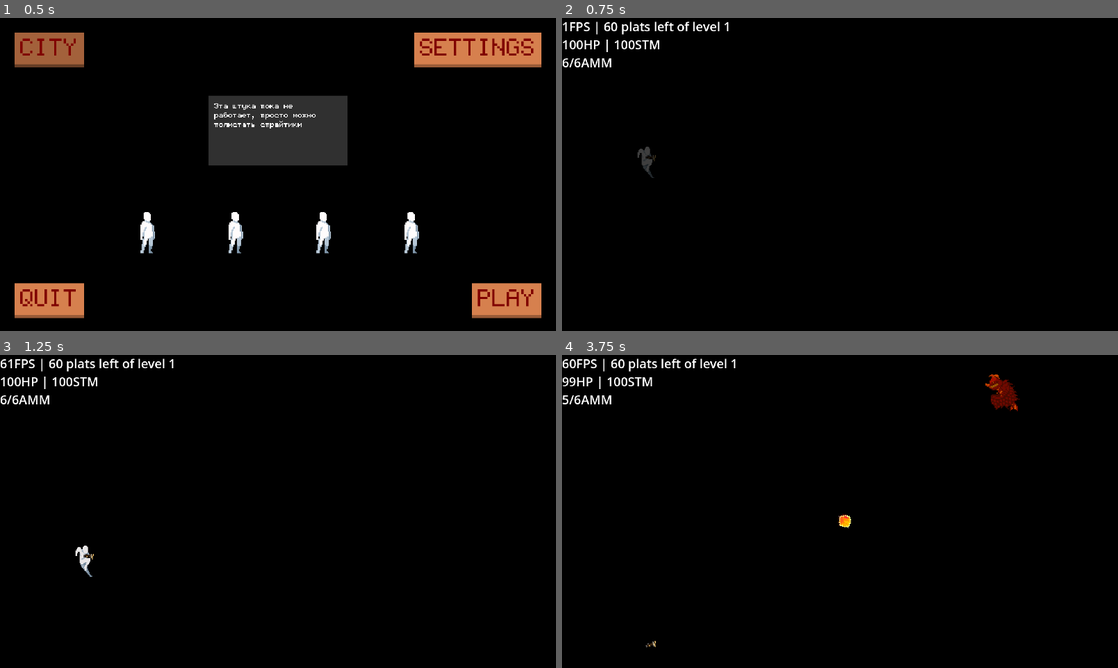
Above: before the commit, frames 1-4 (two rows, left to right).
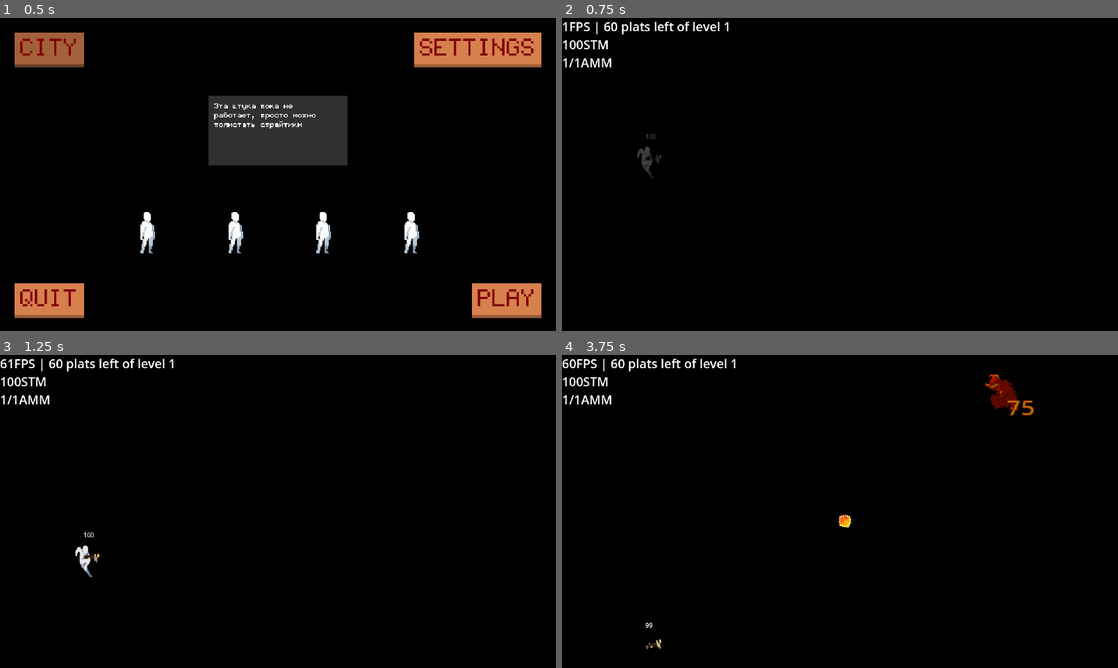
Above: after the commit, the same moments.

Repository: 0-Vanes-0/runner
Game: Godot game, scene res://src/scenes/scene_handler.tscn
Same seed, same stepped clock (60 frames per second), same inputs: the game is played once before the commit and once after it.
Inputs (mouse positions are in pixels of both pictures, inside the frame that each line leads up to):
- Up to frame 1 (0.5 s): no input
- Up to frame 2 (0.75 s): click "PLAY" at 0.5 s
- Up to frame 3 (1.25 s): no input
- Up to frame 4 (3.75 s): tap Enter at 1.25 s; move the mouse to (962, 495) at 1.27 s; hold W (jump_up) 1.28-2 s; tap Q (activity) at 1.35 s; click (962, 495) at 1.42 s; drag from (728, 527) to (645, 649) at 2.02 s; move the mouse to (895, 442) at 2.77 s; hold S (jump_down) 2.78-3.5 s; tap E (switch_weapon) at 2.85 s; drag from (812, 574) to (1001, 392) at 3.52 s

Frame 1 is identical in both runs. In frame 2, 0.3% of the frame differs, in the area x 0-18%, y 6-47%; in frame 3, 0.3%; in frame 4, 0.5%, in the area x 0-85%, y 6-94%.

Commit message:
Improved weapon switching
• Gived 2 slots of weapon to Player
• Changed WeaponResource
• Added array of WeaponResource to Preloader
• Added label to HealthComponent
• Fixed GoAwayEnemyState

Diff:
--- a/assets/Preloader.tscn
+++ b/assets/Preloader.tscn
@@ -8,6 +8,9 @@
 [ext_resource type="PackedScene" uid="uid://cn3r3nrthn2xv" path="res://assets/tilemap/segment_tile_map.tscn" id="4_ua71e"]
 [ext_resource type="PackedScene" uid="uid://dfrttu63j8rto" path="res://src/gameplay/enviroment/segment.tscn" id="5_q2ntc"]
 [ext_resource type="PackedScene" uid="uid://hyemkxy2t4rp" path="res://assets/game_recources/enemies/sphere_mage.tscn" id="8_2k1cc"]
+[ext_resource type="Resource" uid="uid://cpi8o3rnhvu8j" path="res://assets/game_recources/weapons/crossbow.tres" id="8_wmgsw"]
+[ext_resource type="Resource" uid="uid://8rfmxyrugmct" path="res://assets/game_recources/weapons/revolver.tres" id="9_0f650"]
+[ext_resource type="Resource" uid="uid://cr7xqdjn4hvxu" path="res://assets/game_recources/weapons/ring_of_fire.tres" id="10_rk607"]
 
 [node name="ResourcePreloader" type="Node"]
 script = ExtResource("1_1x2in")
@@ -17,4 +20,5 @@
 player = ExtResource("4_n2ku8")
 platform_scene = ExtResource("2_nw0x7")
 segment_scene = ExtResource("5_q2ntc")
+base_weapon_resources = Array[Resource("res://src/gameplay/gunplay/weapons/weapon_resource.gd")]([ExtResource("8_wmgsw"), ExtResource("9_0f650"), ExtResource("10_rk607")])
 enemy_test_dragon = ExtResource("8_2k1cc")
--- a/assets/game_recources/shoot_entities/arrow.tres
+++ b/assets/game_recources/shoot_entities/arrow.tres
@@ -21,7 +21,7 @@
 shape = SubResource("RectangleShape2D_xp7gu")
 size_x_percent = 4.0
 size_y_percent = 1.0
-speed_percent = 100.0
+speed_percent = 200.0
 entity_class = 1
 sprite_frames = SubResource("SpriteFrames_nso2p")
 metadata/_editor_prop_ptr_shoot_field = NodePath("")
--- a/assets/game_recources/weapons/crossbow.tres
+++ b/assets/game_recources/weapons/crossbow.tres
@@ -17,10 +17,12 @@
 
 [resource]
 script = ExtResource("1_fcdqg")
+name = "Crossbow"
 sprite_frames = SubResource("SpriteFrames_e1352")
 sprite_scale_value = 3
 shoot_entity_resource = ExtResource("2_xsk47")
-damage = 10
+damage_from_player = 20
+damage_from_enemy = 10
 ammo_max = 1
 reload_time = 0.0
 shoot_rate_time = 1.0
--- a/assets/game_recources/weapons/revolver.tres
+++ b/assets/game_recources/weapons/revolver.tres
@@ -17,10 +17,12 @@
 
 [resource]
 script = ExtResource("1_v4a1t")
+name = "Revolver"
 sprite_frames = SubResource("SpriteFrames_e1352")
 sprite_scale_value = 2
 shoot_entity_resource = ExtResource("2_pjmow")
-damage = 10
+damage_from_player = 10
+damage_from_enemy = 10
 ammo_max = 6
 reload_time = 1.5
 shoot_rate_time = 0.5
--- a/assets/game_recources/weapons/ring_of_fire.tres
+++ b/assets/game_recources/weapons/ring_of_fire.tres
@@ -5,8 +5,12 @@
 
 [resource]
 script = ExtResource("1_cq5wt")
+name = "Ring Of Fire"
 sprite_scale_value = 1
 shoot_entity_resource = ExtResource("2_xc5ra")
-damage = 1
+damage_from_player = 10
+damage_from_enemy = 1
+ammo_max = 1
+reload_time = 0.0
 shoot_rate_time = 0.5
 spread_angle = 10
--- a/assets/preloader.gd
+++ b/assets/preloader.gd
@@ -1,3 +1,4 @@
+class_name PreloaderSingleton
 extends Node
 
 signal loaded
@@ -11,6 +12,9 @@
 @export var player: PackedScene
 @export var platform_scene: PackedScene
 @export var segment_scene: PackedScene
+
+@export_group("Weapons")
+@export var base_weapon_resources: Array[WeaponResource]
 
 @export_group("Enemies", "enemy_")
 @export var enemy_test_dragon: PackedScene
@@ -41,6 +45,10 @@
 		else:
 			print_debug("Failed to load: " + resource)
 
+	for wr in base_weapon_resources:
+		if wr != null:
+			export_counter += 1
+
 	var non_empty := Vector2i(1, 0)
 	var segment_tilemap := tilemap_scene.instantiate() as SegmentTileMap
 	for n in segment_tilemap.get_biomes_tilemaps().size():
@@ -69,12 +77,15 @@
 		segments[n+1] = segment_array
 		segments_counter += 1
 
+
+
 	var load_result: int = (
 			export_counter
 			+ segments_counter
 	)
 	var load_goal: int = (
 			export_resources.size()
+			+ base_weapon_resources.size()
 			+ segment_tilemap.get_biomes_tilemaps().size()
 	)
 	if load_result == load_goal:
--- a/src/controls/player_sensor.gd
+++ b/src/controls/player_sensor.gd
@@ -52,7 +52,7 @@
 				return not Global.player.get_current_state() is LevelEndPlayerState
 	,
 			func():
-				pass
+				send_switch()
 	)
 	activity_button.init_abstract(
 			func() -> bool:
--- a/src/gameplay/enemies/enemy.gd
+++ b/src/gameplay/enemies/enemy.gd
@@ -1,3 +1,4 @@
+## This is class for enemies which fight with [Player].
 class_name Enemy
 extends Node2D
 
--- a/src/gameplay/gunplay/weapons/weapon.gd
+++ b/src/gameplay/gunplay/weapons/weapon.gd
@@ -4,7 +4,8 @@
 @export var weapon_resource: WeaponResource
 
 var weapon_owner: ShootEntity.Owner
-var damage: int
+var damage_from_player: int
+var damage_from_enemy: int
 var shoot_rate_time: float
 var spread_angle: int
 var extra_spread_angle: int
@@ -14,6 +15,7 @@
 var ammo_max: int
 var reload_time: float
 var is_reloading: bool = false
+var is_active: bool = false
 
 
 func _init(weapon_resource: WeaponResource, weapon_owner: ShootEntity.Owner) -> void:
@@ -22,7 +24,8 @@
 
 	assert(weapon_resource != null, "weapon_resource is null")
 	self.weapon_resource = weapon_resource
-	self.damage = weapon_resource.damage
+	self.damage_from_player = weapon_resource.damage_from_player
+	self.damage_from_enemy = weapon_resource.damage_from_enemy
 	self.ammo_max = weapon_resource.ammo_max
 	self.ammo = self.ammo_max
 	self.reload_time = weapon_resource.reload_time
@@ -38,8 +41,8 @@
 func _ready() -> void:
 	sprite.centered = false
 	sprite.position = Vector2.ZERO
+	sprite.offset.y = -weapon_resource.get_sprite_size().y / 2
 	sprite.scale = Vector2(weapon_resource.sprite_scale_value, weapon_resource.sprite_scale_value)
-	sprite.offset.y = -weapon_resource.get_sprite_size().y / 2
 
 	if sprite.sprite_frames.has_animation("default"):
 		sprite.play("default")
@@ -66,6 +69,7 @@
 func _spawn_entity(res: ShootEntityResource, owner: ShootEntity.Owner, start_position: Vector2, target_position: Vector2) -> void:
 	var shoot_field: Node2D = Global.get_game_scene().get_shoot_field()
 	assert(shoot_field != null)
+	var damage: int = damage_from_player if owner == ShootEntity.Owner.PLAYER else damage_from_enemy
 	if _is_entity_class(ShootEntityResource.EntityClasses.PROJECTILE_LINEAR):
 		shoot_field.add_child(ProjectileLinear.new(res, owner, start_position, target_position, damage), true)
 		return
@@ -106,3 +110,13 @@
 
 func _is_entity_class(entity_class: ShootEntityResource.EntityClasses) -> bool:
 	return weapon_resource.shoot_entity_resource.entity_class == entity_class
+
+
+func activate():
+	self.show()
+	self.is_active = true
+
+
+func deactivate():
+	self.hide()
+	self.is_active = false
--- a/src/gameplay/gunplay/weapons/weapon_resource.gd
+++ b/src/gameplay/gunplay/weapons/weapon_resource.gd
@@ -6,10 +6,12 @@
 	reload = "reload",
 }
 
+@export var name: String = "Weapon"
 @export var sprite_frames: SpriteFrames
 @export_range(1, 10) var sprite_scale_value: int = 1
 @export var shoot_entity_resource: ShootEntityResource
-@export_range(1, 1000, 1) var damage: int = 10
+@export_range(1, 1000, 1) var damage_from_player: int = 10
+@export_range(1, 1000, 1) var damage_from_enemy: int = 10
 @export_range(1, 1000, 1) var ammo_max: int = 1
 @export_range(0.0, 5.0, 0.1) var reload_time: float = 0.0
 @export_range(0.1, 5.0, 0.1) var shoot_rate_time: float = 1.0
--- a/src/gameplay/health_component.gd
+++ b/src/gameplay/health_component.gd
@@ -7,6 +7,7 @@
 
 @export_range(1, 9999) var health: int = 100
 @export var _shape: CollisionShape2D
+var label: Label
 
 
 func _ready() -> void:
@@ -22,11 +23,20 @@
 		self.set_collision_layer_value(Global.Layers.ENEMY, true)
 		self.set_collision_mask_value(Global.Layers.SHOOT_ENTITY_PLAYER, true)
 
+	label = Label.new()
+	label.horizontal_alignment = HORIZONTAL_ALIGNMENT_CENTER
+	label.vertical_alignment = VERTICAL_ALIGNMENT_CENTER
+	label.set_position(self.position)
+	label.add_theme_font_size_override("font_size", 24)
+	self.add_child(label)
+	label.text = str(health)
+
 ## Substracts [member health] by [param damage] and animates sprite of parent, if exists.
 func take_damage(damage: int) -> void:
 	health = maxi(health - damage, 0)
 	if health == 0:
 		out_of_health.emit()
+	label.text = str(health)
 
 	if get_parent().sprite != null:
 		var orig_modulate: Color = get_parent().sprite.modulate
--- a/src/gameplay/player.gd
+++ b/src/gameplay/player.gd
@@ -31,6 +31,8 @@
 
 var platforms_left: int ## Simple counter of platforms left to finish a level.
 var weapon: Weapon ## Equipped [Weapon].
+var weapon1: Weapon
+var weapon2: Weapon
 
 ## The more it is, the faster player moves vertically. Default value is here: [code]ProjectSettings.get_setting("physics/2d/default_gravity")[/code]
 @onready var gravity: float = 1000
@@ -51,7 +53,16 @@
 				if direction == Vector2.RIGHT:
 					state_machine.transition_to(state_dodge)
 				elif direction == Vector2.LEFT:
-					print_debug("Switch weapon")
+					if weapon1.is_active:
+						weapon1.deactivate()
+						weapon2.activate()
+						weapon = weapon2
+						weapon.ammo = weapon.ammo_max
+					elif weapon2.is_active:
+						weapon2.deactivate()
+						weapon1.activate()
+						weapon = weapon1
+						weapon.ammo = weapon.ammo_max
 				elif direction == Vector2.DOWN:
 					weapon.reload()
 				elif direction == Vector2.UP:
@@ -70,10 +81,16 @@
 	)
 
 	# Adding Weapon:
-	weapon = Weapon.new(preload("res://assets/game_recources/weapons/revolver.tres"), ShootEntity.Owner.PLAYER)
-	weapon.name = "Weapon"
-	self.add_child(weapon)
-	weapon.position = health_comp.position
+	var arr_copy := Preloader.base_weapon_resources.duplicate() as Array[WeaponResource]
+	var wr: WeaponResource = arr_copy.pick_random()
+	weapon1 = get_weapon(wr, true)
+	self.add_child(weapon1)
+	weapon = weapon1
+
+	arr_copy.erase(wr)
+	wr = arr_copy.pick_random()
+	weapon2 = get_weapon(wr)
+	self.add_child(weapon2)
 
 	self.scale = get_game_size() / (sprite.sprite_frames.get_frame_texture("default", 0).get_size() * sprite.scale)
 
@@ -97,3 +114,14 @@
 
 func get_current_state() -> PlayerState:
 	return state_machine.state
+
+
+func get_weapon(weapon_resource: WeaponResource, need_activate := false) -> Weapon:
+	var weapon := Weapon.new(weapon_resource, ShootEntity.Owner.PLAYER)
+	weapon.name = weapon_resource.name
+	weapon.position = health_comp.position
+	if need_activate:
+		weapon.activate()
+	else:
+		weapon.deactivate()
+	return weapon
--- a/src/gameplay/state_machine/enemy/go_away_enemy_state.gd
+++ b/src/gameplay/state_machine/enemy/go_away_enemy_state.gd
@@ -1,5 +1,9 @@
 class_name GoAwayEnemyState
 extends EnemyState
+
+
+func can_go_to_state() -> bool:
+	return not state_machine.state is DeadEnemyState
 
 
 func enter():
--- a/src/info_label.gd
+++ b/src/info_label.gd
@@ -11,7 +11,7 @@
 	if is_instance_valid(Global.player):
 		self.text = (
 				str(Engine.get_frames_per_second()) + "FPS | " + str( Global.player.platforms_left ) + " plats left of level " + str( GameInfo.level_number ) + "\n"
-				+ str( Global.player.health_comp.health ) + "HP | " + str( floori(Global.player.stamina) ) + "STM" + "\n"
+				+ str( floori(Global.player.stamina) ) + "STM" + "\n"
 				+ str( Global.player.weapon.ammo )+ "/" + str( Global.player.weapon.ammo_max ) + "AMM" + str( "+" if Global.player.weapon.is_reloading else "" ) + "\n"
 				+  "\n"
 		)
--- a/src/singletons/save_load_singleton.gd
+++ b/src/singletons/save_load_singleton.gd
@@ -25,6 +25,7 @@
 	var error: Error = FileAccess.get_open_error()
 	if error != OK:
 		print_debug(Global.parse_error(error))
+	file.flush()
 	return file
 
 ## Writes [param settings] to [param file].
@@ -54,9 +55,10 @@
 #	var data: Dictionary = {}
 	var file := FileAccess.open(_data_file_path, FileAccess.READ)
 	if FileAccess.get_open_error() != OK:
+		file.close()
 		create_empty_data_file(file)
-
 	# process somehow here
+	file.close()
 
 ## Saves [param settings] to file at user data path.
 func save_settings(settings: Dictionary):
Not shown: 1 places in assets/Preloader.tscn that only renumber resources
Not shown, changed: todo.txt
